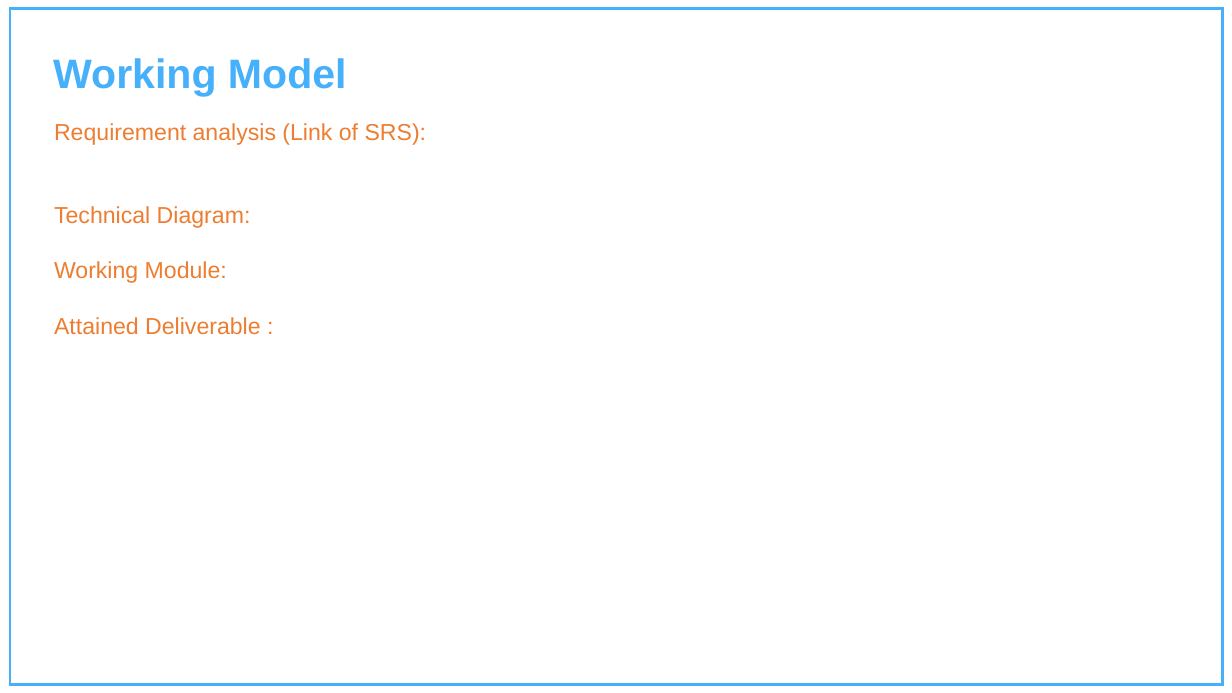
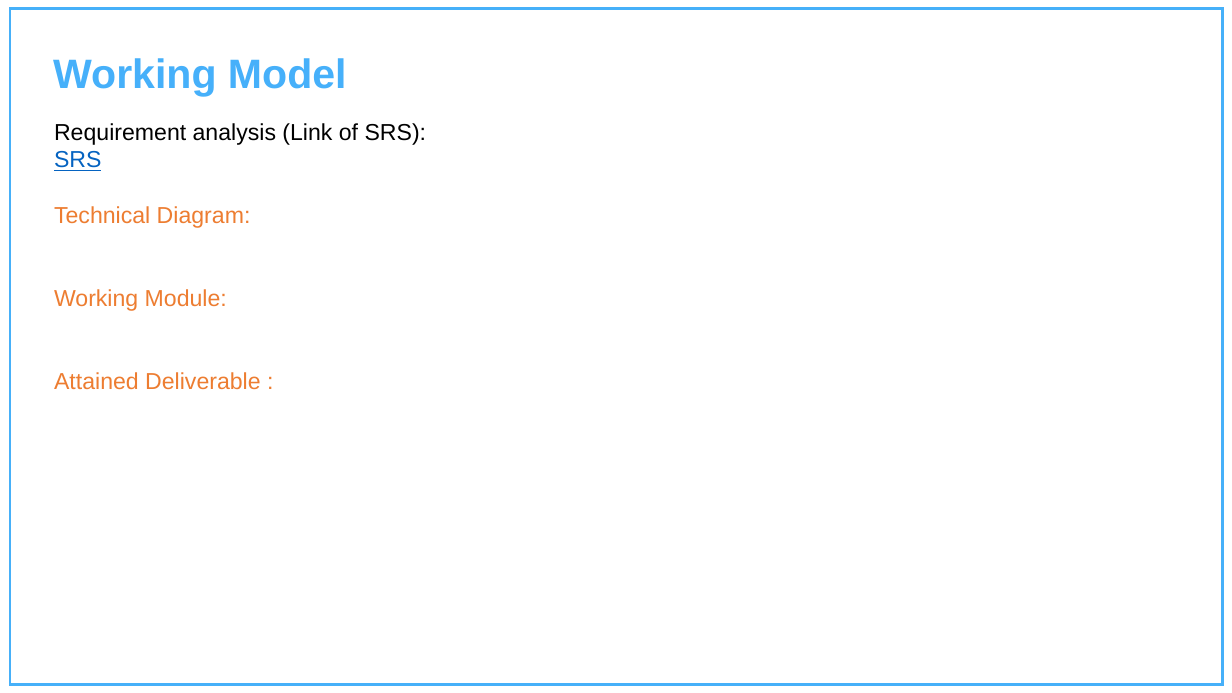
Before and after one commit to Charu-2718/PCause, a slide deck: slide 16 of Presentation.pptx. Drawn at 1232x693 pixels with LibreOffice and Linux fonts; fonts in the diff are those of the drawing; background and template pictures are left out. Boxes give left, top, right and bottom in pixels: in the first picture for what was removed or moved away, otherwise in the second. Text is boxed around its words. In the diff, an @@ line names an element or a change of style, - is before the commit and + after.

```diff
--- a/Presentation.pptx
+++ b/Presentation.pptx
@@ text at (54,123,427,145): text colour #ED7D31 to #000000 in "Requirement analysis (Link of SRS):" @@
@@ text at (54,151,101,171): paragraph added @@
+SRS
```
Also in this commit, not shown: 1 other slide changed.
